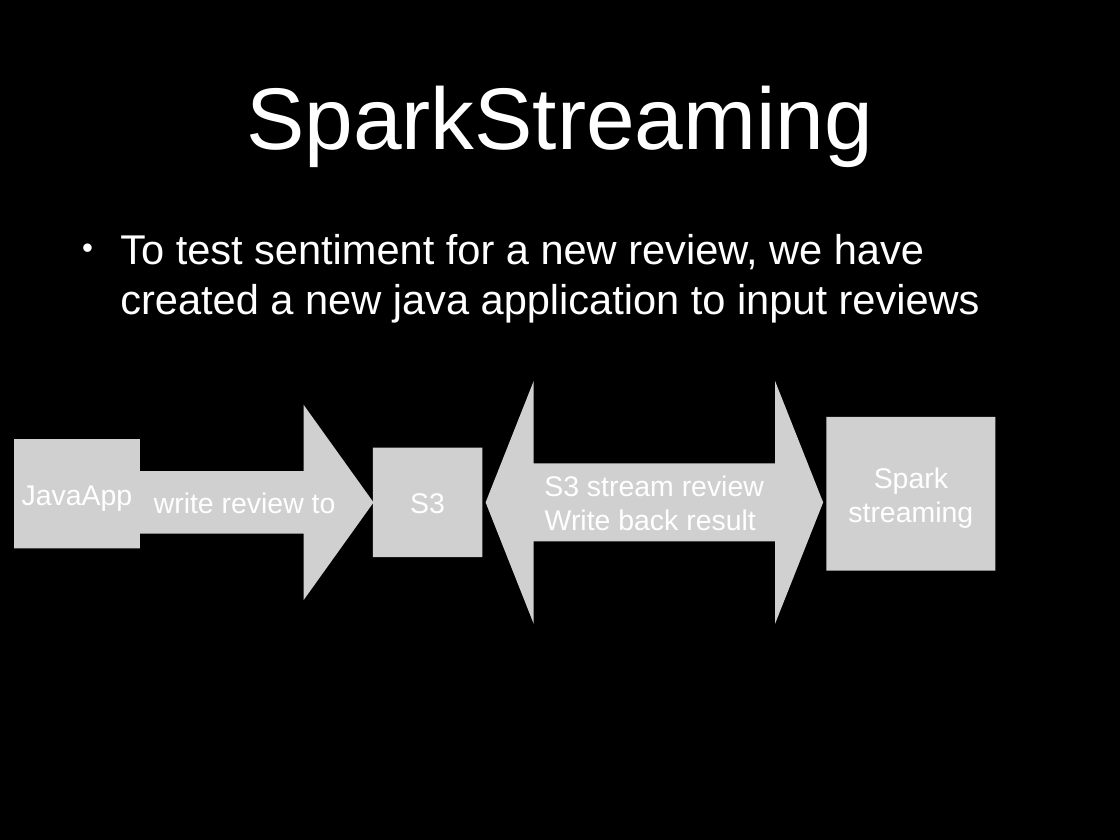
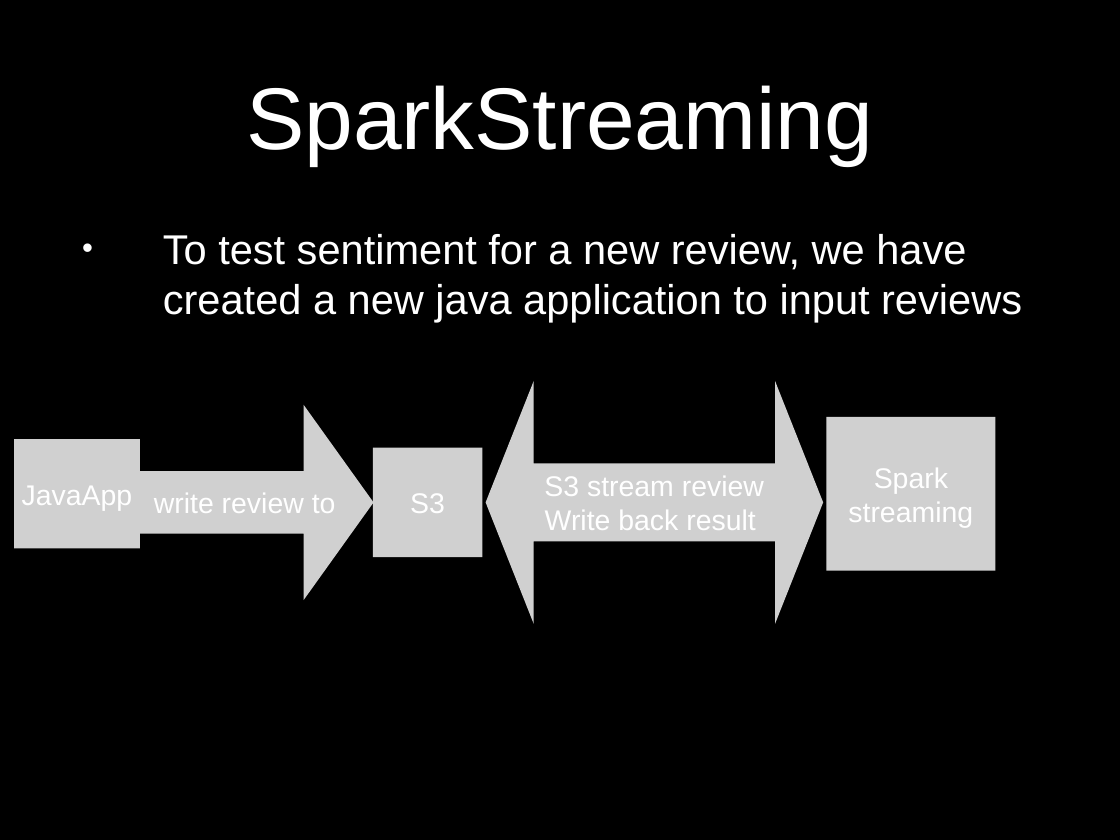
Before and after one commit to sandyhmmm/FinalsProject, a slide deck: slide 12 of finals/FinalPresentationGithub.pptx. Drawn at 1120x840 pixels with LibreOffice and Linux fonts; fonts in the diff are those of the drawing; grey boxes stand for pictures. Boxes give left, top, right and bottom in pixels: in the first picture for what was removed or moved away, otherwise in the second. Text is boxed around its words. In the diff, an @@ line names an element or a change of style, - is before the commit and + after.

```diff
--- a/finals/FinalPresentationGithub.pptx
+++ b/finals/FinalPresentationGithub.pptx
@@ text "To test sentiment for a ..." at bbox=[163, 234, 1022, 322]: indent changed @@
```
Also in this commit, not shown: 9 other slides changed, 1 slide added, 1 slide removed, 2 other files.
